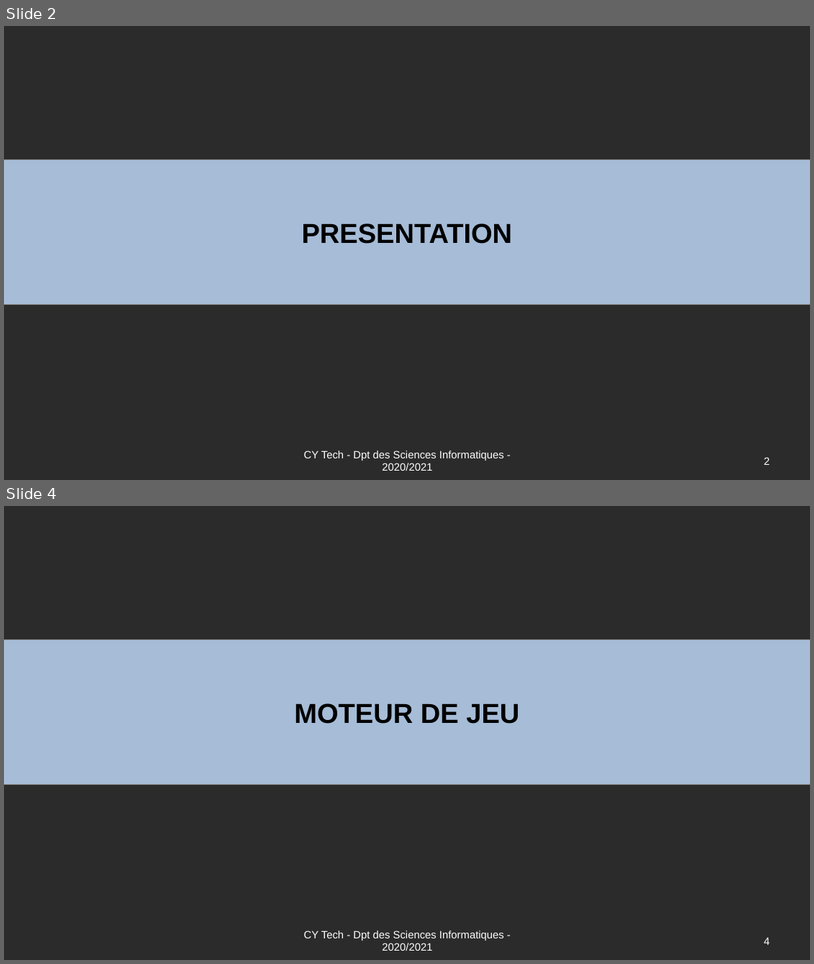
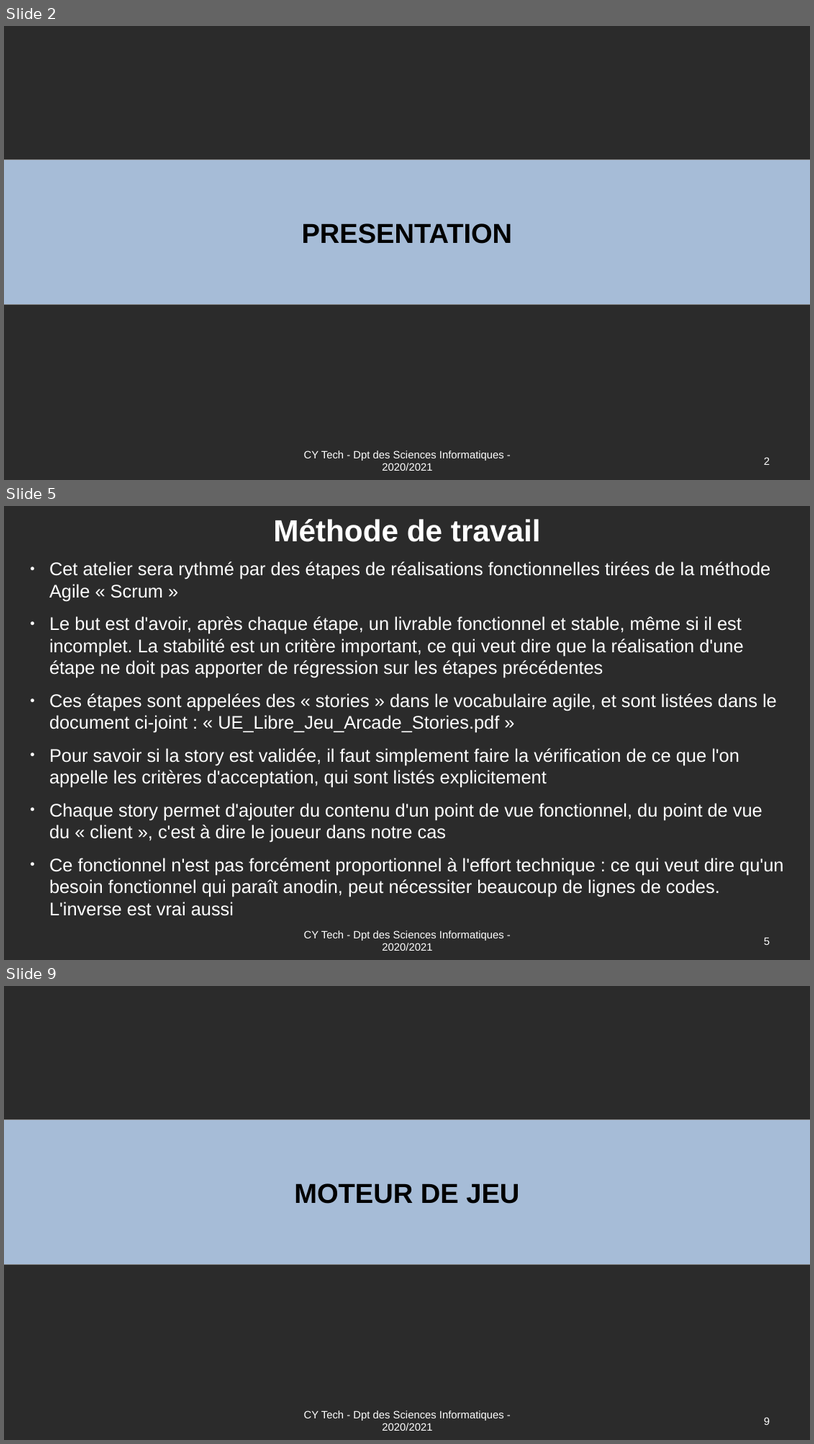
Before and after one commit to Romuald78/pyArcade, a slide deck: doc/UE_Libre_Jeu_Arcade_Documentation.odp. Shown one above the other, each under a label of ours: slides 2 and 4 before the commit, slides 2, 5 and 9 after it; the slides between them are not shown. The pictures are 814x964 and 814x1444 pixels, drawn with LibreOffice and Linux fonts; fonts in the diff are those of the drawing; background and template pictures are left out; a plain dark background stands for a picture behind light text. Boxes give left, top, right and bottom in pixels: in the first picture for what was removed or moved away, otherwise in the second. Text is boxed around its words. In the diff, an @@ line names an element or a change of style, - is before the commit and + after.

```diff
--- a/doc/UE_Libre_Jeu_Arcade_Documentation.odp
+++ b/doc/UE_Libre_Jeu_Arcade_Documentation.odp
@@ slide 5 added at (4,506,810,960), background picture (left out) @@
@@ title added at (273,519,541,542), 40 pt, text #FFFFFF, bold @@
+Méthode de travail
@@ text added at (49,561,784,916), 24 pt, text #FFFFFF @@
+● Cet atelier sera rythmé par des étapes de réalisations fonctionnelles tirées de la méthode Agile « Scrum »
+● Le but est d'avoir, après chaque étape, un livrable fonctionnel et stable, même si il est incomplet. La stabilité est un critère important, ce qui veut dire que la réalisation d'une étape ne doit pas apporter de régression sur les étapes précédentes
+● Ces étapes sont appelées des « stories » dans le vocabulaire agile, et sont listées dans le document ci-joint : « UE_Libre_Jeu_Arcade_Stories.pdf »
+● Pour savoir si la story est validée, il faut simplement faire la vérification de ce que l'on appelle les critères d'acceptation, qui sont listés explicitement
+● Chaque story permet d'ajouter du contenu d'un point de vue fonctionnel, du point de vue du « client », c'est à dire le joueur dans notre cas
+● Ce fonctionnel n'est pas forcément proportionnel à l'effort technique : ce qui veut dire qu'un besoin fonctionnel qui paraît anodin, peut nécessiter beaucoup de lignes de codes. L'inverse est vrai aussi
@@ text added at (304,930,504,950), 14 pt, text #FFFFFF @@
+CY Tech - Dpt des Sciences Informatiques - 2020/2021
@@ page number added at (764,937,770,944), 14 pt, text #FFFFFF @@
+5
@@ what was slide 4 is now slide 9 @@
@@ page number at (764,1417,770,1424): text changed @@
-4
+9
```
Also in this commit, not shown: 5 slides changed, 6 other slides added, 2 other files.
